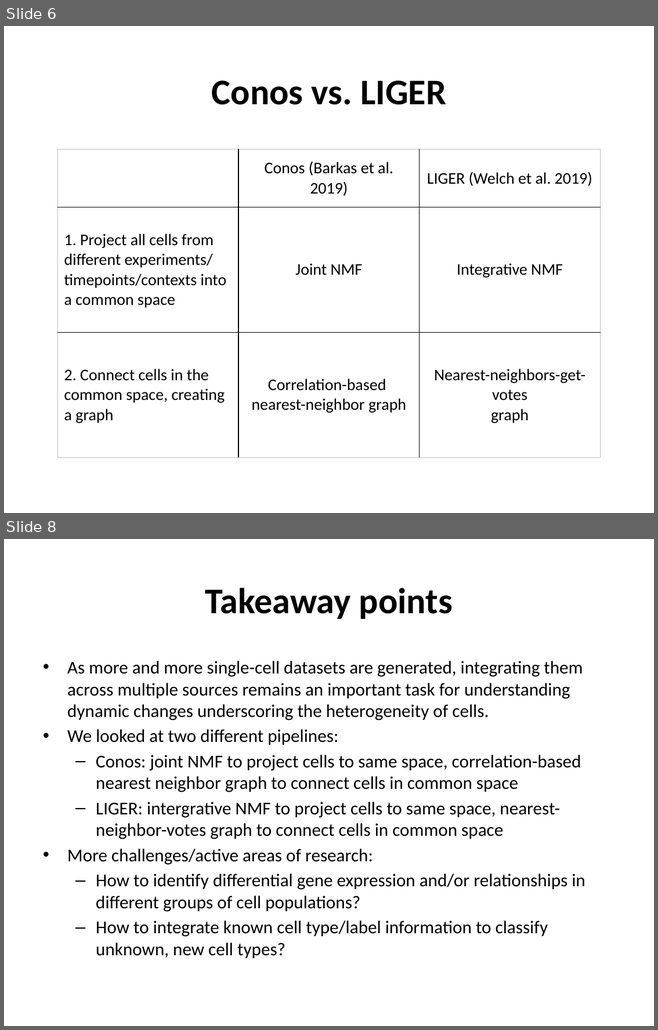
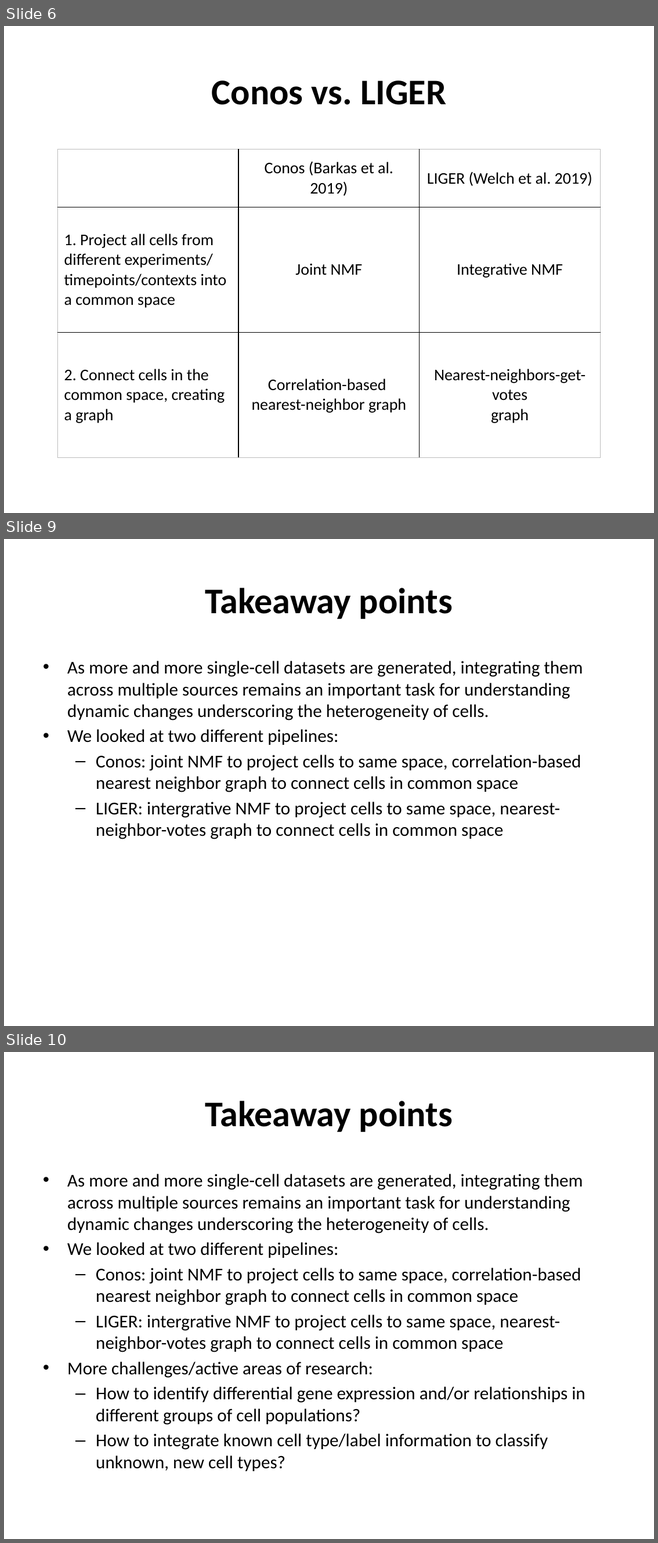
Before and after one commit to Roy-lab/compnetbio-singlecell-integration, a slide deck: 20191105_CompNetBio_Slides.pptx. Shown one above the other, each under a label of ours: slides 6 and 8 before the commit, slides 6, 9 and 10 after it; the slides between them are not shown. The pictures are 658x1030 and 658x1543 pixels, drawn with LibreOffice and Linux fonts; fonts in the diff are those of the drawing. Boxes give left, top, right and bottom in pixels: in the first picture for what was removed or moved away, otherwise in the second. Text is boxed around its words. In the diff, an @@ line names an element or a change of style, - is before the commit and + after.

```diff
--- a/20191105_CompNetBio_Slides.pptx
+++ b/20191105_CompNetBio_Slides.pptx
@@ slide 9 added at box(4, 539, 654, 1026), background #FFFFFF @@
@@ title added at box(205, 588, 452, 619), 40 pt, text #000000, bold @@
+Takeaway points
@@ text added at box(67, 661, 582, 839), 20 pt, text #000000 @@
+• As more and more single-cell datasets are generated, integrating them across multiple sources remains an important task for understanding dynamic changes underscoring the heterogeneity of cells.
+• We looked at two different pipelines:
+  – Conos: joint NMF to project cells to same space, correlation-based nearest neighbor graph to connect cells in common space
+  – LIGER: intergrative NMF to project cells to same space, nearest-neighbor-votes graph to connect cells in common space
@@ what was slide 8 is now slide 10 @@
```
Also in this commit, not shown: 1 slide changed, 1 other slide added.
